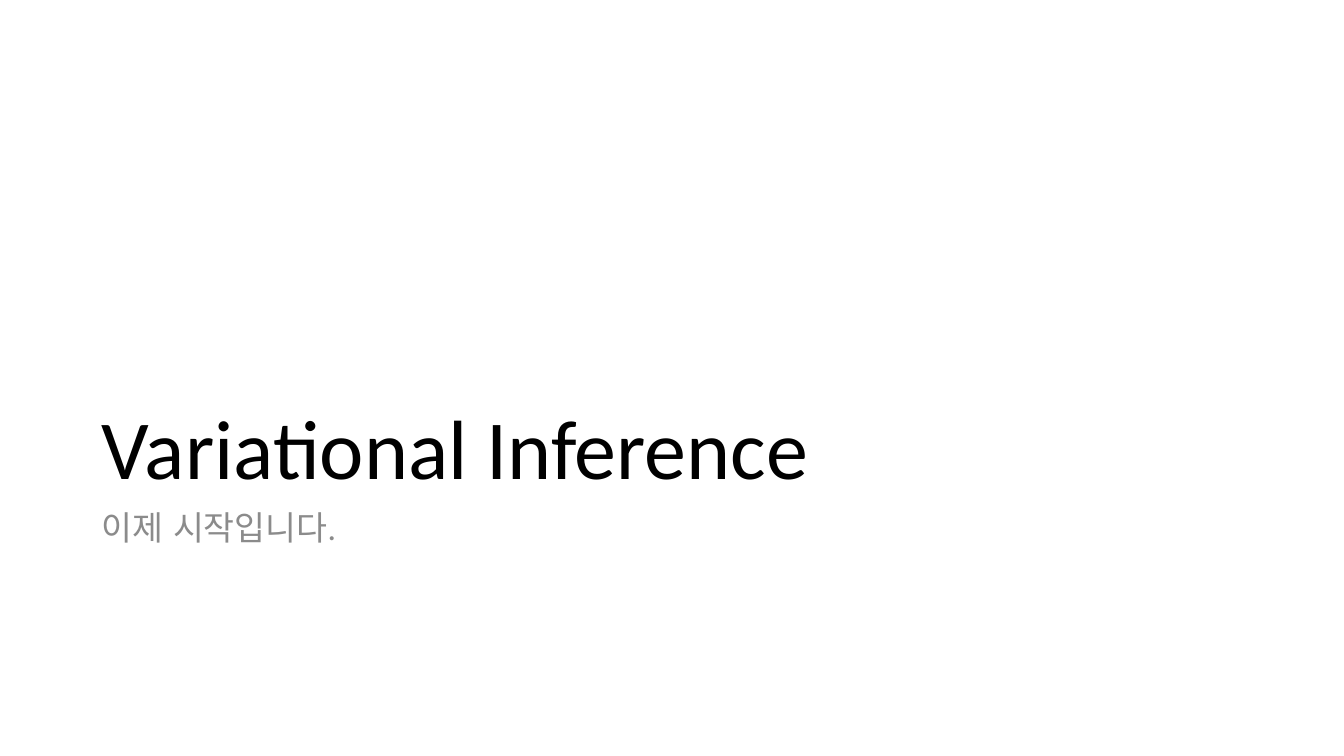
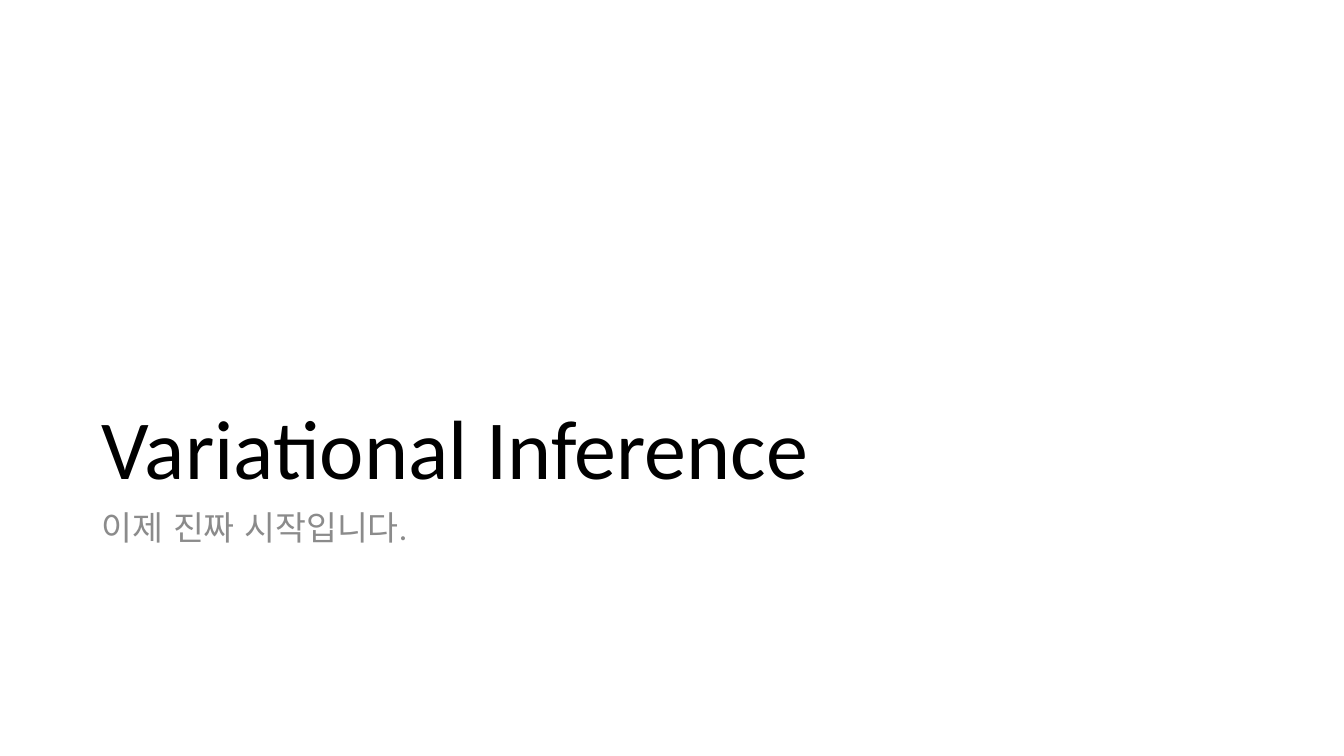
Before and after one commit to norman3/vi, a slide deck: slide 49 of vi.pptx (slide 48 before the commit). Drawn at 1344x756 pixels with LibreOffice and Linux fonts; fonts in the diff are those of the drawing. Boxes give left, top, right and bottom in pixels: in the first picture for what was removed or moved away, otherwise in the second. Text is boxed around its words. In the diff, an @@ line names an element or a change of style, - is before the commit and + after.

```diff
--- a/vi.pptx
+++ b/vi.pptx
@@ text at (102, 512, 407, 543): text changed @@
-이제 시작입니다.
+이제 진짜 시작입니다.
```
Also in this commit, not shown: 2 other slides changed, 3 slides added, 1 other file.
